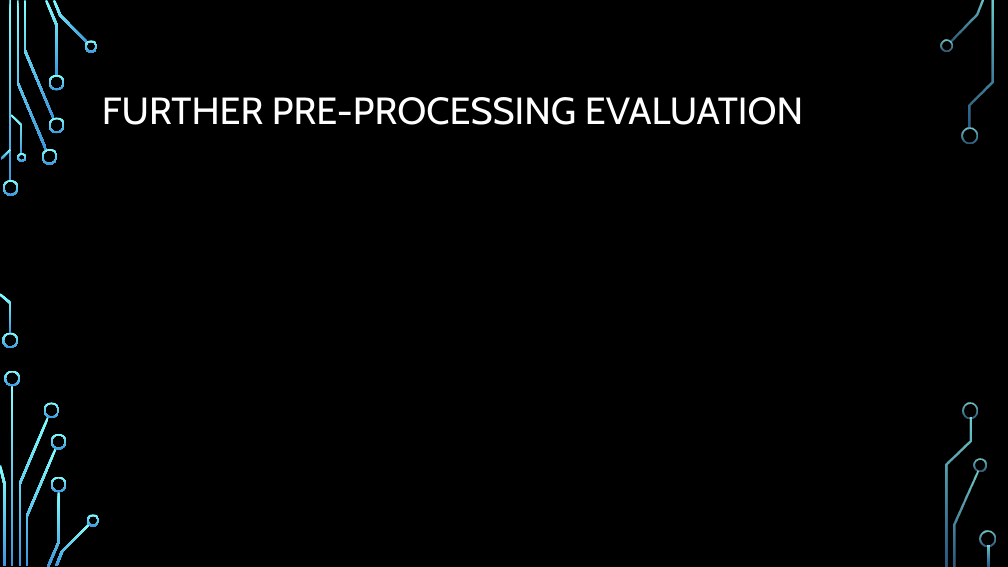
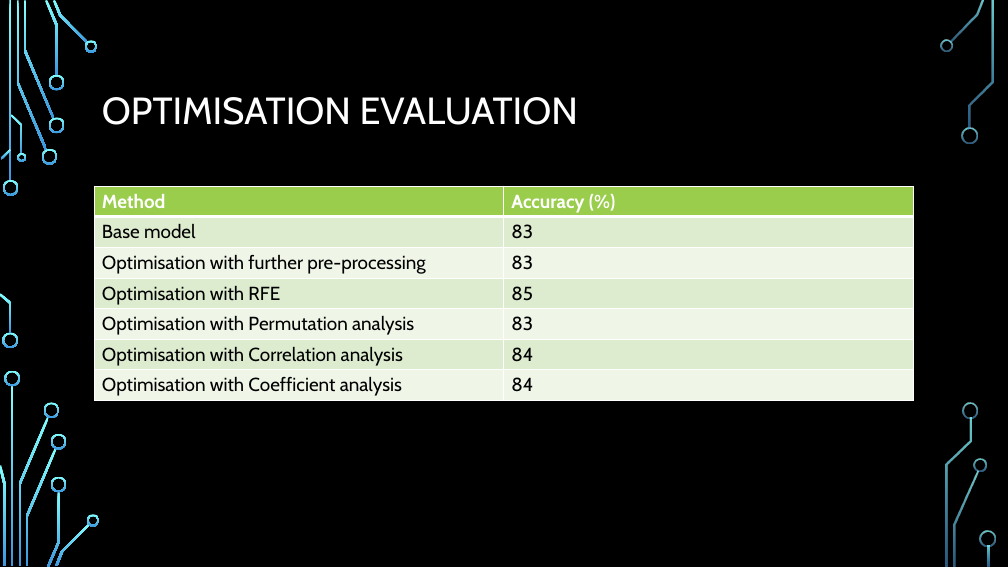
Before and after one commit to ddaniel2024/Project-4, a slide deck: slide 27 of Employee Attrition Prediction Presentation.pptx (slide 25 before the commit). Drawn at 1008x567 pixels with LibreOffice and Linux fonts; fonts in the diff are those of the drawing; background and template pictures are left out. Boxes give left, top, right and bottom in pixels: in the first picture for what was removed or moved away, otherwise in the second. Text is boxed around its words. In the diff, an @@ line names an element or a change of style, - is before the commit and + after.

```diff
--- a/Employee Attrition Prediction Presentation.pptx
+++ b/Employee Attrition Prediction Presentation.pptx
@@ title at (102, 97, 578, 125): text changed @@
-FURTHER PRE-PROCESSING EVALUATION
+OPTIMISATION EVALUATION
@@ table added at (95, 186, 914, 401), 7 rows, 2 columns @@
+Method | Accuracy (%)
+Base model | 83
+Optimisation with further pre-processing | 83
+Optimisation with RFE | 85
+Optimisation with Permutation analysis | 83
+Optimisation with Correlation analysis | 84
+Optimisation with Coefficient analysis | 84
```
Also in this commit, not shown: 12 other slides changed, 8 slides added, 8 slides removed, 10 other files.
